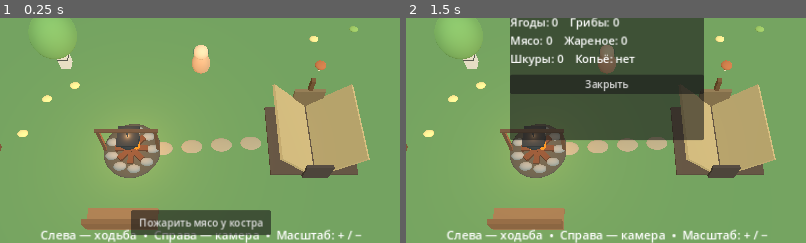
Above: before the commit, frames 1-2 (left to right).
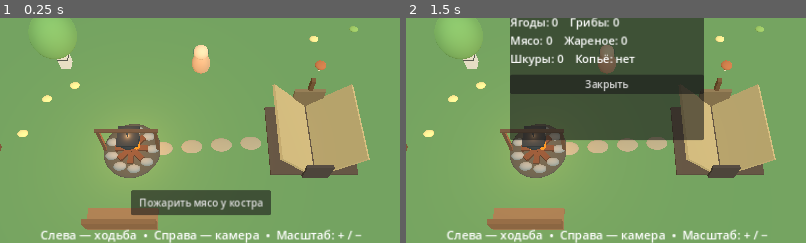
Above: after the commit, the same moments.

Repository: hjz2tz7cgv-ctrl/DikiyKrayGodot
Game: Godot game, scene res://scenes/main.tscn
Same seed, same stepped clock (60 frames per second), same inputs: the game is played once before the commit and once after it.
Inputs:
- Up to frame 1 (0.25 s): no input
- Up to frame 2 (1.5 s): click "Пожарить мясо у костра" at 0.5 s; click "Рюкзак" at 1.25 s
The pictures show only the part of the screen within x 25-75%, y 41-91%; the shares and areas given below are measured in that part.

The runs differ from the first frame. In frame 1, 6.2% of the frame differs, in the area x 32-68%, y 76-97%; in frame 2, nothing differs.

Commit message:
Add files via upload

Diff:
--- a/scripts/main.gd
+++ b/scripts/main.gd
@@ -80,6 +80,7 @@
 var action_list: VBoxContainer
 var action_options: Array[String] = []
 var nearby_action_kind := ""
+var nearby_action_index := -1
 var nearby_action_position := Vector3.ZERO
 var status_message := "Подойдите к дереву или камню"
 var rng := RandomNumberGenerator.new()
@@ -580,15 +581,14 @@
     nearby_button.focus_mode = Control.FOCUS_NONE
     nearby_button.visible = false
     nearby_button.pressed.connect(_perform_nearby_action)
-    nearby_button.gui_input.connect(_nearby_button_gui_input)
     # Используем тот же HUD, что и работающие кнопки «Рюкзак» и «Действие».
     # Якоря задаются относительно реального размера экрана.
     root.add_child(nearby_button)
     nearby_button.set_anchors_preset(Control.PRESET_CENTER_BOTTOM)
     nearby_button.offset_left = -112.0
     nearby_button.offset_right = 112.0
-    nearby_button.offset_top = -118.0
-    nearby_button.offset_bottom = -78.0
+    nearby_button.offset_top = -150.0
+    nearby_button.offset_bottom = -110.0
     nearby_button.mouse_filter = Control.MOUSE_FILTER_STOP
     action_menu = PanelContainer.new()
     root.add_child(action_menu)
@@ -736,13 +736,13 @@
         else:
             status_message = "Во фляге нет воды"
     elif kind == "water":
-        if here.distance_to(LAKE_CENTER) <= LAKE_RADIUS + 2.5:
+        if here.distance_to(LAKE_CENTER) <= LAKE_RADIUS + 4.5:
             water_portions = mini(5, water_portions + 1)
             status_message = "Набрана вода во флягу (%d/5)" % water_portions
         else:
             status_message = "Подойди к берегу озера"
     elif kind == "cook":
-        if here.distance_to(FIRE_POS) > 4.0:
+        if here.distance_to(FIRE_POS) > 5.5:
             status_message = "Готовить мясо можно только у костра"
         elif inventory["meat"] < 1 or inventory["wood"] < 1:
             status_message = "Для жарки нужны 1 мясо и 1 дерево"
@@ -820,21 +820,16 @@
     if nearby_button == null or player == null:
         return
     nearby_action_kind = ""
+    nearby_action_index = -1
     nearby_button.hide()
     if bag_panel.visible or action_menu.visible or craft_panel.visible or sleep_panel.visible or sleep_in_progress:
         return
     var here := Vector2(player.global_position.x, player.global_position.z)
-    # Выпавшие предметы собираются отдельной кнопкой после добычи.
-    var closest_drop := -1
-    var drop_distance := 4.0
-    for i in range(drops.size()):
-        var d: float = here.distance_to(drops[i]["pos"])
-        if d < drop_distance:
-            drop_distance = d
-            closest_drop = i
-    if closest_drop >= 0:
-        nearby_action_kind = "drop"
-        nearby_button.text = "Собрать выпавший предмет"
+    # Палатка — отдельное действие при приближении, как костёр и озеро.
+    # Проверяем её первой, чтобы другие ресурсы не скрывали кнопку отдыха.
+    if here.distance_to(TENT_POS) <= 4.0:
+        nearby_action_kind = "tent"
+        nearby_button.text = "Отдохнуть в палатке"
     elif here.distance_to(FIRE_POS) <= 5.5:
         nearby_action_kind = "cook"
         nearby_button.text = "Пожарить мясо у костра"
@@ -842,57 +837,69 @@
         nearby_action_kind = "water"
         nearby_button.text = "Набрать воды"
     else:
-        var index := _nearest_resource()
-        if index >= 0:
-            nearby_action_kind = "resource"
-            var kind: String = resources[index]["kind"]
-            if kind == "tree":
-                nearby_button.text = "Срубить дерево"
-            elif kind == "rock":
-                nearby_button.text = "Добыть камень"
-            elif kind == "berry":
-                nearby_button.text = "Собрать ягоды"
-            elif kind == "mushroom":
-                nearby_button.text = "Собрать грибы"
+        var closest_drop := -1
+        var drop_distance := 3.2
+        for i in range(drops.size()):
+            var d: float = here.distance_to(drops[i]["pos"])
+            if d < drop_distance:
+                drop_distance = d
+                closest_drop = i
+        if closest_drop >= 0:
+            nearby_action_kind = "drop"
+            nearby_action_index = closest_drop
+            nearby_button.text = "Собрать предмет"
+        else:
+            var index := _nearest_resource()
+            if index >= 0:
+                nearby_action_kind = "resource"
+                nearby_action_index = index
+                var kind: String = resources[index]["kind"]
+                if kind == "tree":
+                    nearby_button.text = "Срубить дерево"
+                elif kind == "rock":
+                    nearby_button.text = "Добыть камень"
+                elif kind == "berry":
+                    nearby_button.text = "Собрать ягоды"
+                elif kind == "mushroom":
+                    nearby_button.text = "Собрать грибы"
     if nearby_action_kind != "":
         nearby_button.show()
 
-func _nearby_button_gui_input(event: InputEvent) -> void:
-    if event is InputEventScreenTouch:
-        if event.pressed:
-            nearby_touch_ids[event.index] = true
+func _perform_nearby_action() -> void:
+    # Обрабатываем именно то действие, которое написано на кнопке.
+    # Не прячем и не пересчитываем кнопку перед нажатием.
+    var chosen: String = nearby_action_kind
+    var selected: int = nearby_action_index
+    if chosen == "tent":
+        var here := Vector2(player.global_position.x, player.global_position.z)
+        if here.distance_to(TENT_POS) <= 4.0:
+            _show_sleep_panel()
         else:
-            nearby_touch_ids.erase(event.index)
-        get_viewport().set_input_as_handled()
-
-func _perform_nearby_action() -> void:
-    # Не пересчитываем/прячем кнопку до обработки нажатия.
-    var chosen_kind: String = nearby_action_kind
-    if chosen_kind == "cook":
+            status_message = "Подойди ближе к палатке"
+    elif chosen == "cook":
         _survival_action("cook")
-    elif chosen_kind == "water":
+    elif chosen == "water":
         _survival_action("water")
-    elif chosen_kind == "drop":
-        var here := Vector2(player.global_position.x, player.global_position.z)
-        var closest := -1
-        var best := 4.0
-        for i in range(drops.size()):
-            var d: float = here.distance_to(drops[i]["pos"])
-            if d < best:
-                best = d
-                closest = i
-        if closest >= 0:
-            _pickup_index(closest)
-    elif chosen_kind == "resource":
-        var index := _nearest_resource()
-        if index >= 0 and bool(resources[index]["alive"]):
-            # Та же добыча, что при нажатии непосредственно на гриб,
-            # дерево или камень: запускаем процесс с заполнением шкалы.
-            pending_index = -1
-            pending_kind = ""
-            _begin_mining(index)
-            # Сбор ягод и грибов короткий; дерево и камень добываются со шкалой.
+    elif chosen == "drop":
+        if selected >= 0 and selected < drops.size():
+            var pos: Vector2 = drops[selected]["pos"]
+            var here := Vector2(player.position.x, player.position.z)
+            if here.distance_to(pos) <= 4.0:
+                _pickup_index(selected)
+            else:
+                status_message = "Подойди ближе к предмету"
+    elif chosen == "resource":
+        if selected >= 0 and selected < resources.size() and bool(resources[selected]["alive"]):
+            var pos: Vector2 = resources[selected]["pos"]
+            var here := Vector2(player.position.x, player.position.z)
+            if here.distance_to(pos) <= 4.6:
+                pending_index = -1
+                pending_kind = ""
+                _begin_mining(selected)
+            else:
+                status_message = "Подойди ближе к ресурсу"
     _update_nearby_action()
+    _update_ui()
 
 func _nearest_resource() -> int:
     var closest := -1
@@ -977,7 +984,7 @@
     target_resource = index
     mining_active = true
     mining_progress = 0.0
-    status_message = "Собираем: " + str(resources[index]["kind"]) + "…"
+    status_message = "Добыча началась — подожди заполнения шкалы"
     _update_ui()
 
 func _stop_mining() -> void:
@@ -1198,7 +1205,8 @@
             # Не захватываем касания по контекстной кнопке действий.
             if action_button != null and action_button.visible and Rect2(action_button.global_position, action_button.size).has_point(event.position):
                 return
-            if nearby_button != null and nearby_button.visible and Rect2(nearby_button.global_position, nearby_button.size).has_point(event.position):
+            if nearby_button != null and nearby_button.visible and nearby_button.get_global_rect().has_point(event.position):
+                nearby_touch_ids[event.index] = true
                 return
             # Верхняя центральная область отдана кнопкам + и −.
             if event.position.y < 70.0 and absf(event.position.x - viewport_width * 0.5) < 80.0:
@@ -1233,8 +1241,6 @@
             elif active_touches.is_empty() and not (event.position.y < 70.0 and absf(event.position.x - get_viewport().get_visible_rect().size.x * 0.5) < 80.0):
                 _tap_world(event.position)
     elif event is InputEventScreenDrag:
-        if nearby_touch_ids.has(event.index):
-            return
         # Пальцы независимы: левый всегда двигает героя, правый — камеру.
         # Используем координаты КОНКРЕТНОГО пальца, не event.relative,
         # который в мобильном браузере может прыгать при двух касаниях.
